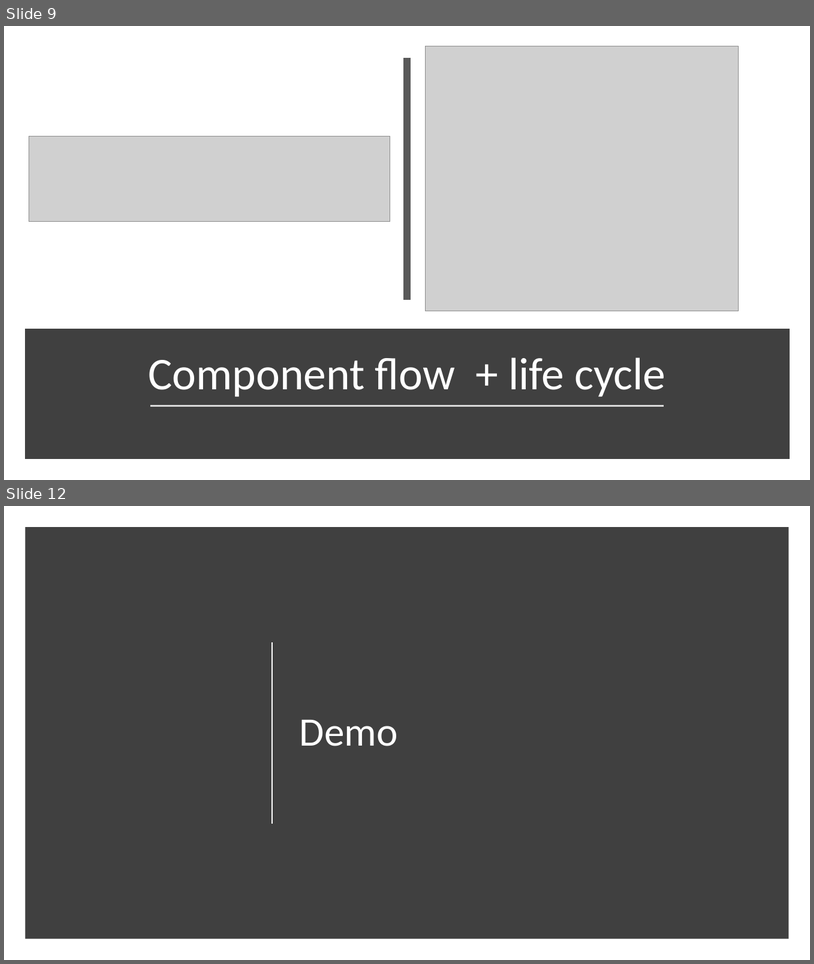
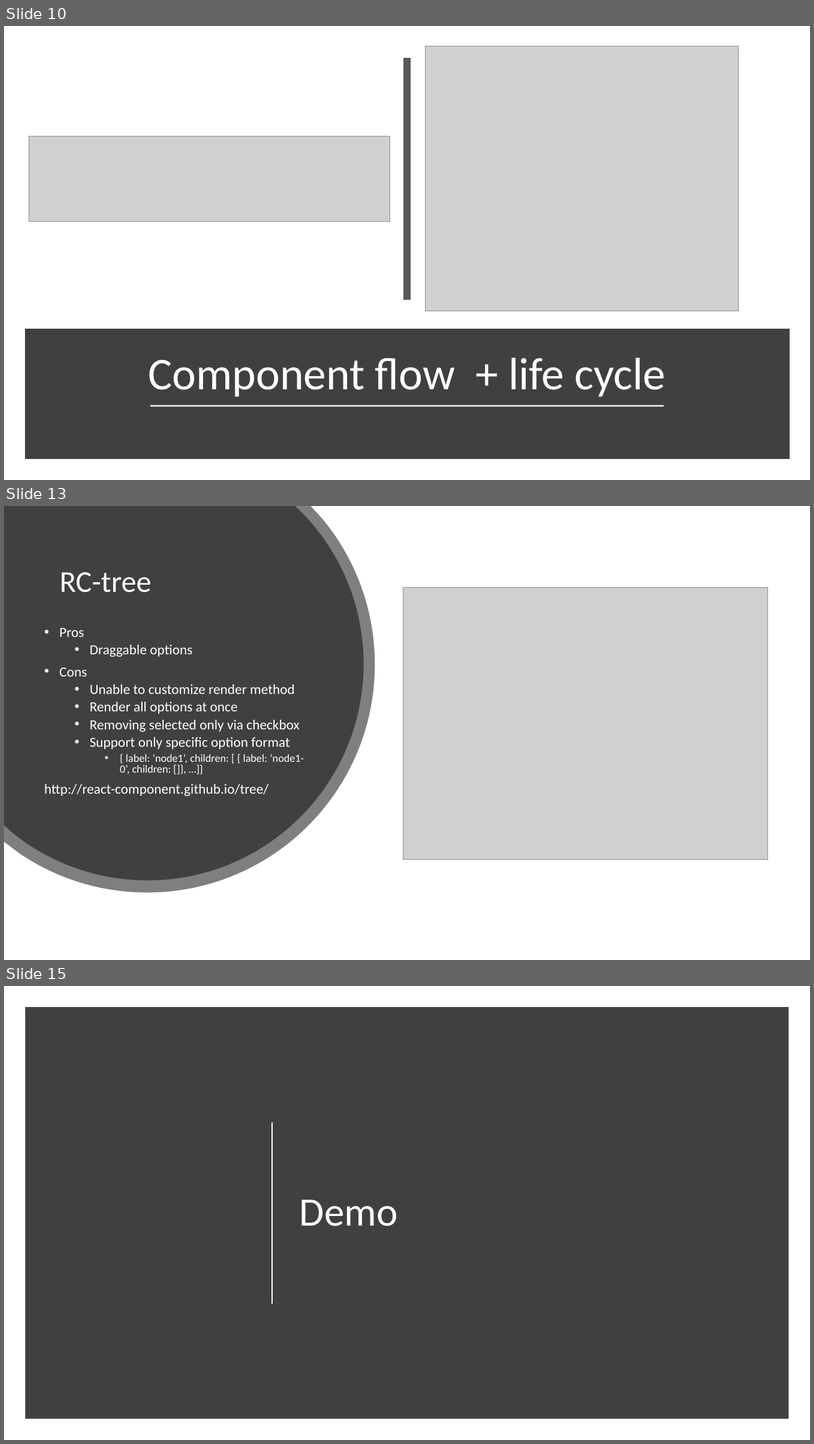
Before and after one commit to lecbyjak/intelligent-tree-select, a slide deck: documents/lecbyjak_bachlor_prezentation.pptx. Shown one above the other, each under a label of ours: slides 9 and 12 before the commit, slides 10, 13 and 15 after it; the slides between them are not shown. The pictures are 814x964 and 814x1444 pixels, drawn with LibreOffice and Linux fonts; fonts in the diff are those of the drawing; grey boxes stand for pictures. Boxes give left, top, right and bottom in pixels: in the first picture for what was removed or moved away, otherwise in the second. Text is boxed around its words. In the diff, an @@ line names an element or a change of style, - is before the commit and + after.

```diff
--- a/documents/lecbyjak_bachlor_prezentation.pptx
+++ b/documents/lecbyjak_bachlor_prezentation.pptx
@@ slide 13 added at (4, 506, 810, 960), background #FFFFFF @@
@@ freeform shape added at (4, 506, 375, 892), fill #000000 at 50% opacity @@
@@ freeform shape added at (4, 506, 364, 880), fill #404040 @@
@@ title added at (60, 572, 152, 592), 36 pt, text #FFFFFF @@
+RC-tree
@@ picture added at (403, 587, 768, 859) @@
@@ text added at (44, 628, 304, 796), 16.6 pt, text #FFFFFF @@
+• Pros
+  • Draggable options
+• Cons
+  • Unable to customize render method
+  • Render all options at once
+  • Removing selected only via checkbox
+  • Support only specific option format
+    • { label: ‘node1’, children: [ { label: ‘node1-0’, children: []}, …]}
+http://react-component.github.io/tree/
@@ what was slide 9 is now slide 10 @@
@@ what was slide 12 is now slide 15 @@
```
Also in this commit, not shown: 5 slides changed, 2 other slides added, 1 other file.
